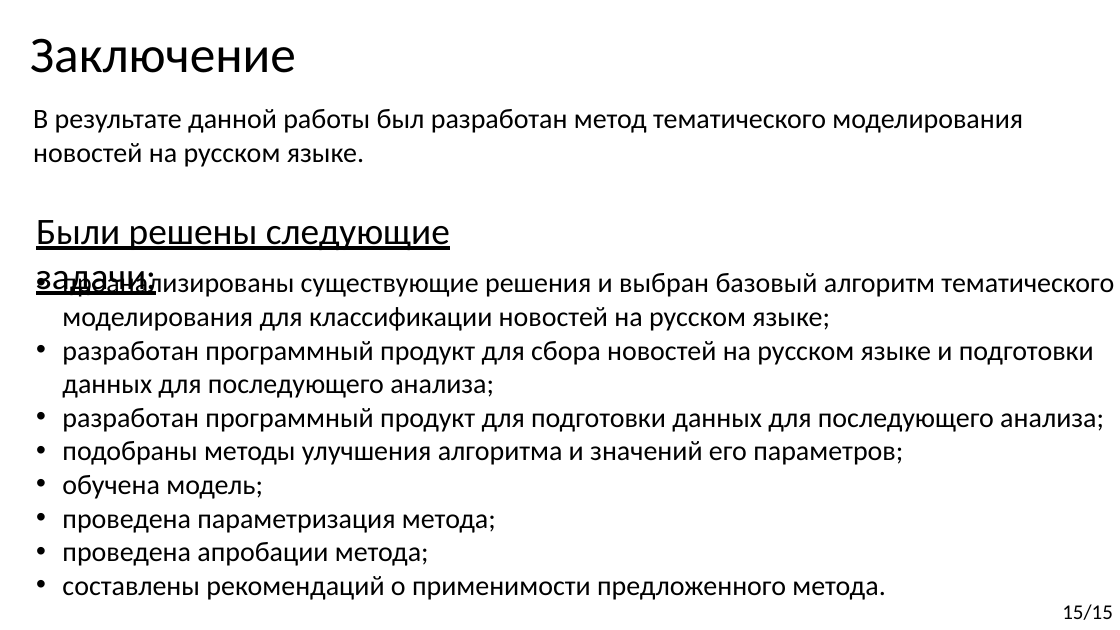
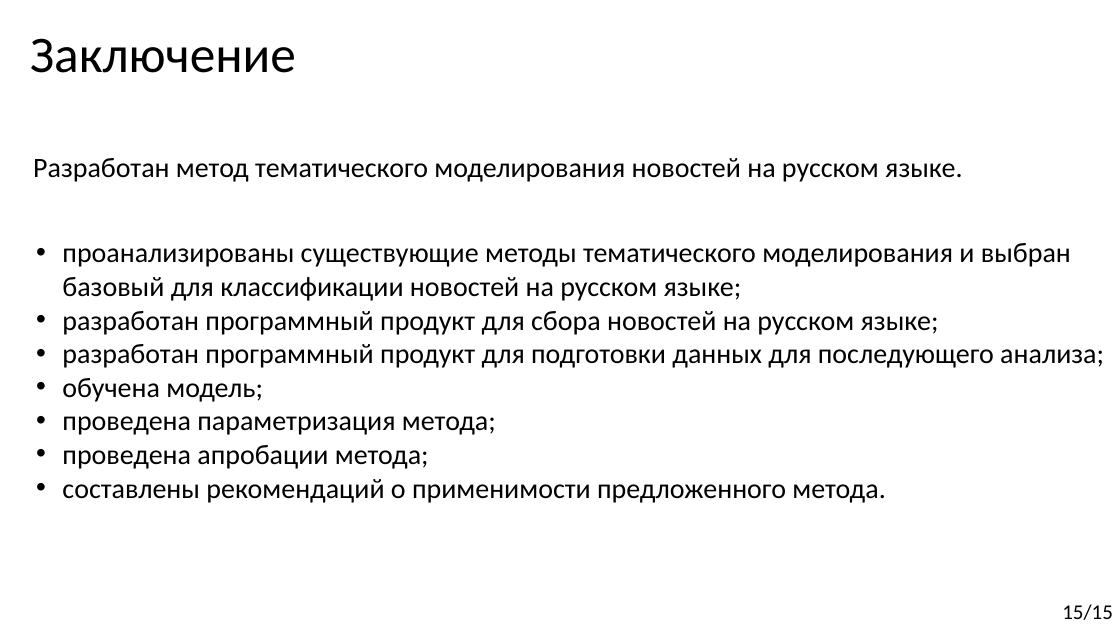
Before and after one commit to Kirmark/bachelor-qualification-work, a slide deck: slide 15 of presentation/presentation.pptx. Drawn at 1120x630 pixels with LibreOffice and Linux fonts; fonts in the diff are those of the drawing. Boxes give left, top, right and bottom in pixels: in the first picture for what was removed or moved away, otherwise in the second. Text is boxed around its words. In the diff, an @@ line names an element or a change of style, - is before the commit and + after.

```diff
--- a/presentation/presentation.pptx
+++ b/presentation/presentation.pptx
@@ text at box(33, 158, 962, 182): text changed @@
-В результате данной работы был разработан метод тематического моделирования новостей на русском языке.
+Разработан метод тематического моделирования новостей на русском языке.
@@ text "проанализированы существующие методы тематического моделиров ...": place and size @@
-text "проанализированы существующие методы тематического моделиров ..." at box(62, 271, 1114, 600)
+text "проанализированы существующие методы тематического моделиров ..." at box(62, 243, 1104, 503)
@@ text removed at box(36, 220, 450, 297) @@
-Были решены следующие задачи:
@@ text at box(62, 243, 1071, 335): text changed @@
-• проанализированы существующие решения и выбран базовый алгоритм тематического моделирования для классификации новостей на русском языке;
-• разработан программный продукт для сбора новостей на русском языке и подготовки данных для последующего анализа;
+• проанализированы существующие методы тематического моделирования и выбран базовый для классификации новостей на русском языке;
+• разработан программный продукт для сбора новостей на русском языке;
@@ text at box(62, 441, 903, 465): paragraph removed @@
-• подобраны методы улучшения алгоритма и значений его параметров;
```
Also in this commit, not shown: 8 other slides changed, 4 slides added, 4 slides removed, 5 other files.
